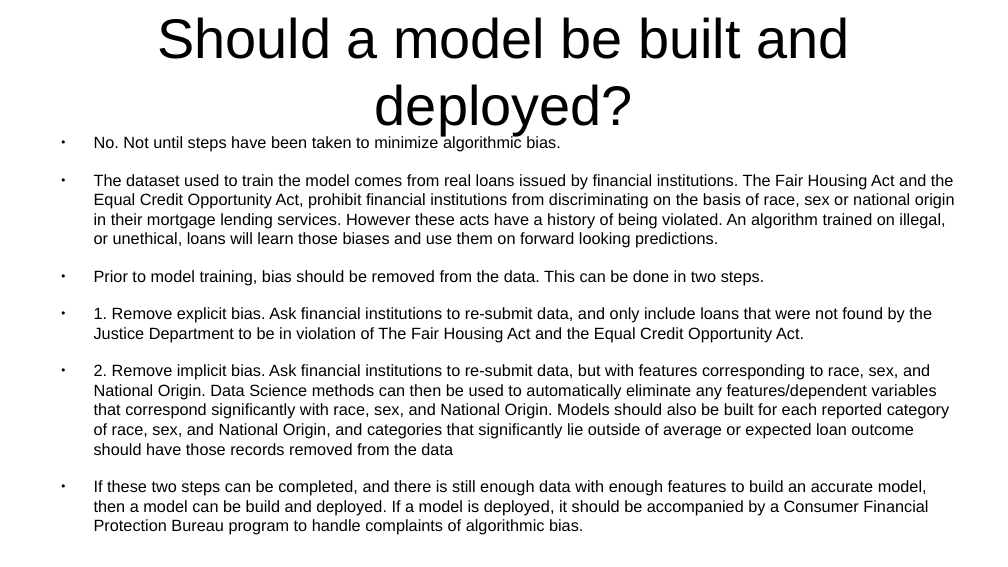
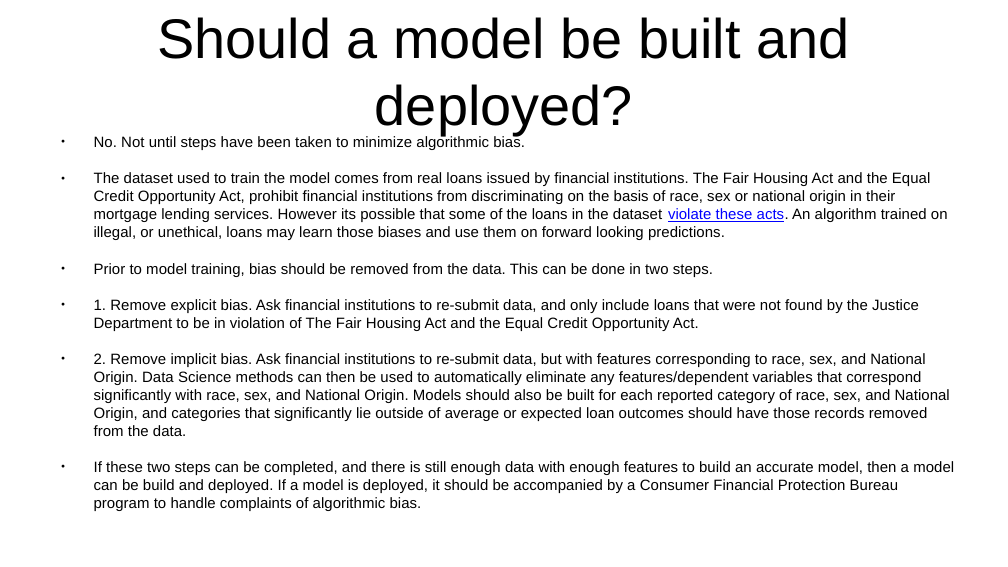
Before and after one commit to mbradds/loan-origination-model, a slide deck: slide 4 of loan_approval_slides_gm.pptx. Drawn at 1008x567 pixels with LibreOffice and Linux fonts; fonts in the diff are those of the drawing. Boxes give left, top, right and bottom in pixels: in the first picture for what was removed or moved away, otherwise in the second. Text is boxed around its words. In the diff, an @@ line names an element or a change of style, - is before the commit and + after.

```diff
--- a/loan_approval_slides_gm.pptx
+++ b/loan_approval_slides_gm.pptx
@@ text at [94,135,954,511]: size 12.8 to 11.8 pt in "No. Not until steps have been taken ...", "Prior to model training, bias should be ...", "1. Remove explicit bias. Ask financial institutions ...", "If these two steps can be completed, ..." @@
@@ text at [94,172,948,240]: text changed; size 12.8 to 11.8 pt @@
-● The dataset used to train the model comes from real loans issued by financial institutions. The Fair Housing Act and the Equal Credit Opportunity Act, prohibit financial institutions from discriminating on the basis of race, sex or national origin in their mortgage lending services. However these acts have a history of being violated. An algorithm trained on illegal, or unethical, loans will learn those biases and use them on forward looking predictions.
+● The dataset used to train the model comes from real loans issued by financial institutions. The Fair Housing Act and the Equal Credit Opportunity Act, prohibit financial institutions from discriminating on the basis of race, sex or national origin in their mortgage lending services. However its possible that some of the loans in the dataset violate these acts. An algorithm trained on illegal, or unethical, loans may learn those biases and use them on forward looking predictions.
@@ text at [94,353,950,436]: text changed; size 12.8 to 11.8 pt @@
-● 2. Remove implicit bias. Ask financial institutions to re-submit data, but with features corresponding to race, sex, and National Origin. Data Science methods can then be used to automatically eliminate any features/dependent variables that correspond significantly with race, sex, and National Origin. Models should also be built for each reported category of race, sex, and National Origin, and categories that significantly lie outside of average or expected loan outcome should have those records removed from the data
+● 2. Remove implicit bias. Ask financial institutions to re-submit data, but with features corresponding to race, sex, and National Origin. Data Science methods can then be used to automatically eliminate any features/dependent variables that correspond significantly with race, sex, and National Origin. Models should also be built for each reported category of race, sex, and National Origin, and categories that significantly lie outside of average or expected loan outcomes should have those records removed from the data.
```
Also in this commit, not shown: 2 other slides changed, 3 other files.
